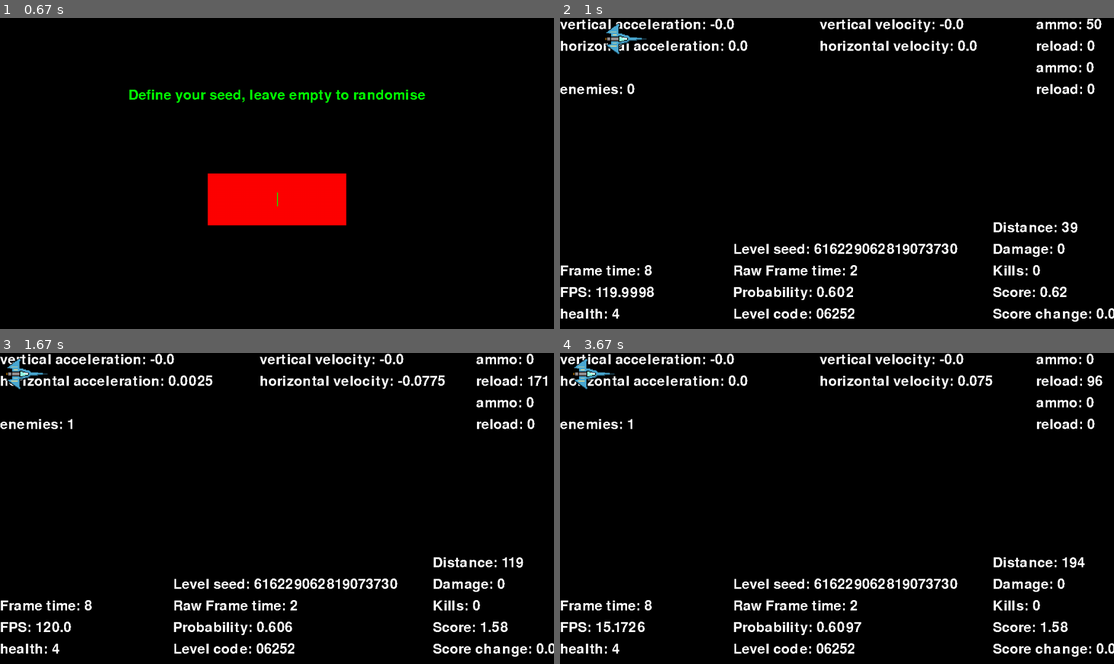
Above: before the commit, frames 1-4 (two rows, left to right).
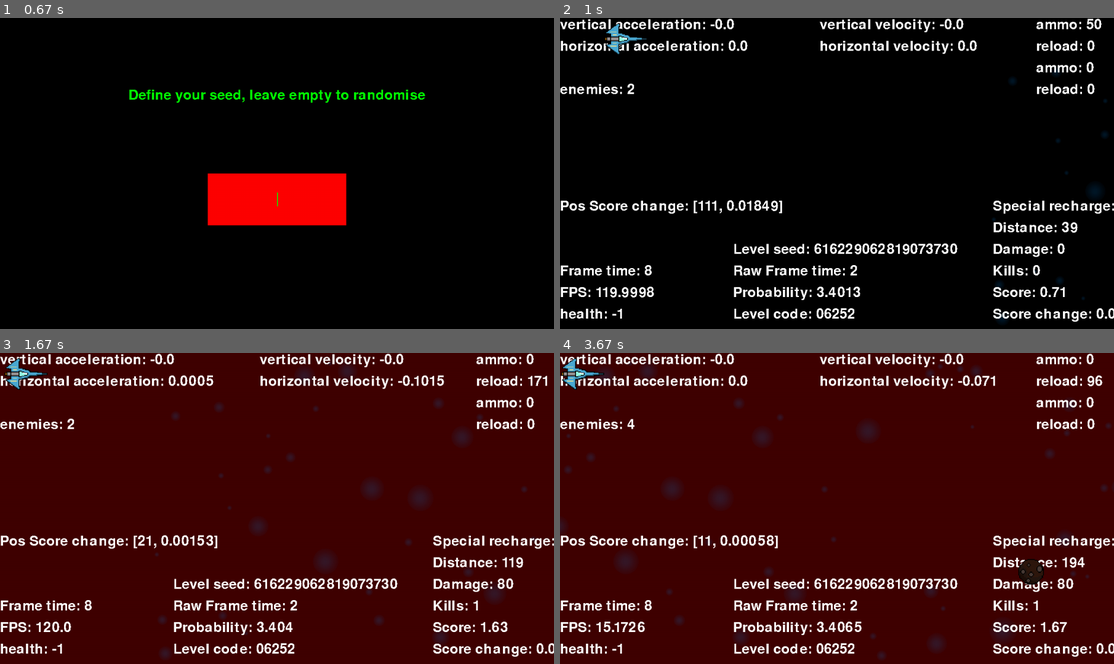
Above: after the commit, the same moments.

Repository: Ar-e-k/space-game
Game: pygame game, started from main.py
The game is run twice, just before and just after one commit, with the same random seed, the same clock (stepped at 60 frames per second) and the same inputs.
Inputs (mouse positions are in pixels of both pictures, inside the frame that each line leads up to):
- Up to frame 1 (0.67 s): click (155, 52) at 0.38 s
- Up to frame 2 (1 s): tap Enter at 0.67 s
- Up to frame 3 (1.67 s): hold J 1-1.47 s; hold D 1-1.47 s; hold L from 1.55 s (still down); hold D from 1.55 s (still down); tap J at 1.62 s
- Up to frame 4 (3.67 s): tap J at 1.92, 2.17, 2.47, 3.55 s; release L at 2.02 s; release D at 2.02 s; hold D 2.1-2.57 s; tap Space at 2.25, 3.63 s; hold Left from 3.48 s (still down)

Frame 1 is identical in both runs. In frame 2, 1.4% of the frame differs, in the area x 0-100%, y 16-98%; in frame 3, 95%; in frame 4, 96%, in the area x 0-100%, y 0-100%.

Commit message:
many changes

Diff:
--- a/main.py
+++ b/main.py
@@ -1,8 +1,9 @@
 import pygame
 import sys
 import pickle
-from copy import deepcopy
+from copy import deepcopy, copy
 import random
+from random import randint, uniform
 import sprites
 import inspect
 import pygame_textinput
@@ -61,6 +62,7 @@
         self.load_result()
 
         self.main_menu()
+
 
     def buttons(self, options_texts):
         buttons_on_screen={}
@@ -115,6 +117,7 @@
         pygame.display.flip()
         return buttons_on_screen
 
+
     def basic_menu(self, options, action):
         running=True
 
@@ -128,6 +131,7 @@
                         if rec.collidepoint(pos):
                             running=False
                             action(key)
+
 
     def get_text(self, text, pos, colour=[255,255,255], center=False, back=False):
         text_width, text_height=self._font.size(text)
@@ -146,6 +150,7 @@
         text=self._font.render(text, False, colour)
         self._screen.blit(text, pos)
 
+
     def main_menu(self, *args):
         pygame.mouse.set_visible(True)
 
@@ -157,6 +162,7 @@
         self.display_parts_picked()
 
         self.basic_menu(self.actions, action)
+
 
     def display_parts_picked(self):
         texts=["Ship: "+str(self.ship_selected), "Gun: "+str(self.gun_selected), "Second gun: "+str(self.secondary_gun_selected)]
@@ -169,6 +175,8 @@
             ]
             self.get_text(text, pos, [255,255,255])
 
+
+    #Define ships, guns and enemy stats
     def define_ships(self):
         ship2_gun_model=[
             [1, 0.5],
@@ -185,12 +193,15 @@
             ]
         ]
 
-        ship1=([100, 10], 3, 80000, 200, [180, 150], self.screen_size, "Ship1.png", ship1_gun_model)#[[200, 75], [[70, 17], [70, 133]]])
-        ship2=([100, 10], 4, 80000, 200, [104, 78], self.screen_size, "Ship2.png", ship2_gun_model)#[[104, 39], [[30, 5], [30, 71]]])
+        ship1=([100, 10], 5, 160000, 200, [180, 150], self.screen_size, "Ship1.png", ship1_gun_model)#[[200, 75], [[70, 17], [70, 133]]])
+        ship2=([100, 10], 3, 80000, 200, [104, 78], self.screen_size, "Ship2.png", ship2_gun_model)#[[104, 39], [[30, 5], [30, 71]]])
+        ship3=([100, 10], 2, 40000, 300, [64, int(78*(64/104))], self.screen_size, "Ship2.png", ship2_gun_model)#[[104, 39], [[30, 5], [30, 71]]])
+        ship3=([100, 10], -1, 80000, 200, [104, 78], self.screen_size, "Ship2.png", ship2_gun_model)#[[104, 39], [[30, 5], [30, 71]]])
         #stelth=sprites.player([100, 10], 1, 10000, 80, [50, 20], [screen_x, screen_y], "Ship1.png", [])
         #mati=sprites.player([100, 10], 5, 100000, 800, [500,400], [screen_x, screen_y], "Ship1.png", [])
 
-        return {"ship1":ship1, "ship2":ship2}
+        return {"ship1":ship1, "ship2":ship2, "test":ship3}
+
 
     def define_guns(self):
         guns={
@@ -198,20 +209,24 @@
             "Cleaner":(50, 10000, [screen_x, 2*screen_y], 0, 0),
             "Front recoil":(200, 5, [screen_x, 4], 100, -50),
             "Op gun":(200, 20, [screen_x, 20], 100, -50),
-            "Mati gun":(69, 20, [screen_x, 45], 100, -70),
-            "69 gun":(69, 69, [screen_x, 69], 69, 69),
+            "Rand gun":(5, 40, [screen_x, 150], 300, 4000, "rand"),
             "No gun":(0, 0, [screen_x, 0], 1, 0)
         }
 
         return guns
 
+
     def define_enemies(self):
         enemies={
-            "Meteor":(100, 3, [100, 100], "Meteor.png", self.screen_size[0], self.screen_size[1]),
-            "Meteor2":(200, 1, [200, 200], "Meteor.png", self.screen_size[0], self.screen_size[1])
+            "Meteor":(80, 3, [100, 100], "Meteor.png", self.screen_size[0], self.screen_size[1]),
+            "Meteor2":(150, 1, [150, 150], "Meteor.png", self.screen_size[0], self.screen_size[1]),
+            "Meteor3":(300, 0.5, [200, 200], "Meteor.png", self.screen_size[0], self.screen_size[1])
         }
         return enemies
 
+    ###
+
+    #Picking menues
     def pick_menu(self, feed, value):
         action=lambda key:value(key)
 
@@ -219,18 +234,23 @@
         pygame.draw.rect(self._screen, [0,0,0], rec)
 
         self.basic_menu(feed, action)
+
 
     def pick_ship(self, key):
         self.ship_selected=key
         self.main_menu()
 
+
     def pick_gun(self, key):
         self.gun_selected=key
         self.main_menu()
 
+
     def pick_secondary_gun(self, key):
         self.secondary_gun_selected=key
         self.main_menu()
+
+    ###
 
     def get_input(self, game, display):
         running=True
@@ -264,6 +284,7 @@
             display(textinput, cursor_pos, pos)
 
             pygame.display.update()
+
 
     def infinite_runner_display(self, textinput, cursor_pos, mouse_pos):
         text, cursor_vis, cursor=textinput.return_info_needed()
@@ -329,6 +350,7 @@
             self.screen_size[1]/2+rect_size[1]/2-text_height/2
             )
             self._screen.blit(cursor, pos)
+
 
     def level_runner_display(self, textinput, cursor_pos, pos):
         text, cursor_vis, cursor=textinput.return_info_needed()
@@ -419,6 +441,7 @@
             )
             self._screen.blit(cursor, pos)
 
+
     def check_game(self, game, number=None):
         random.seed()
 
@@ -442,12 +465,14 @@
 
         game(player, number)
 
+
     def infinite_runner_init(self, player, seed=None):
         if not(seed.isdigit()):
             seed=random.randrange(sys.maxsize)
-        play=Game(self._screen, player, 1, self.enemies, seed)
+        play=Game(self._screen, player, 10, self.enemies, seed)
 
         self.game(play)
+
 
     def level_runner_init(self, player, level):
         if level.isdigit():
@@ -467,6 +492,8 @@
 
         self.game(play)
 
+
+    #Main game loop
     def game(self, play):
         pygame.mouse.set_visible(False)
 
@@ -476,12 +503,14 @@
         direction=[0, 0]
         fire=False
         s_fire=False
+        special=False
 
         FPS = 120
         fpsclock = pygame.time.Clock()
 
         while playing: #Main gameloop
-            playing, mes=play.frame(direction, fire, s_fire, fpsclock)
+            playing, mes=play.frame(direction, fire, s_fire, special, fpsclock)
+            special=False
             for event in pygame.event.get():
                 if event.type==pygame.KEYDOWN:
                     if event.key==27: #key 27 is escape, clicking it quits the game
@@ -505,6 +534,8 @@
                         fire=True
                     elif event.key==107:
                         s_fire=True
+                    elif event.key==108:
+                        special=True
                 if event.type==pygame.KEYUP:
                     if event.key in [97, 100]:
                         direction[0]=0
@@ -542,6 +573,8 @@
                         end=False
                         self.main_menu()
 
+    ###
+
     def invalid_level(self):
         pygame.mouse.set_visible(True)
 
@@ -558,6 +591,7 @@
         self.get_text(text, pos, [255,255,255], True)
 
         self.basic_menu({"Exit":None}, self.main_menu)
+
 
     def save_result(self, score, seed):
         name="saves.scores"
@@ -573,6 +607,7 @@
         pickle.dump(results, open('Scores/'+name, "wb"))
         self.load_result()
 
+
     def save_level_result(self, score, level):
         name="level_saves.scores"
         score=round(score, 2)
@@ -586,6 +621,7 @@
             results[str(level)]=[score]
         pickle.dump(results, open('Scores/'+name, "wb"))
         self.load_result()
+
 
     def load_result(self):
         name="saves.scores"
@@ -601,16 +637,36 @@
             results_l={}
         self.level_results=results_l
 
+
     def exit(self):
         pygame.quit()
         sys.exit()
 
 
+
 class Game:
+
+    def kill_switch(self):
+        self._enemies=[[] for i in range(len(self._possible_enemies))]
+        alive=self.player.loose_life()
+        if alive:
+            pass
+        else:
+            self.end_game()
+
 
     def __init__(self, screen, player, hardness, enemies, seed):
         self.seed=seed
         random.seed(int(self.seed))
+
+        img="star1.png"
+        img="test1.png"
+        #img="star2.png"
+        self.img=pygame.image.load("Models/Back/"+img).convert_alpha()
+        self.img.set_alpha(128)
+        self.bc=[1, 8, [], img, screen_x, screen_y]
+
+        self.all_bc=[]
 
         self.code=""
         for i in range(5):
@@ -619,6 +675,7 @@
 
         self._screen=screen
         self.player=player
+        print(player)
 
         self._font=pygame.font.Font('freesansbold.ttf', 32) #the normal font used to display stuff
 
@@ -632,24 +689,50 @@
             i+=0.5
             self._enemies.append([])
 
+
+        self.specials={
+            "kill switch": [lambda: self.kill_switch(), 1500],
+            "shild": [lambda: self.player.add_shild(), 3000],
+            "multi": [lambda: self.player.add_multi(), 2500]
+        }
+
+        self.special_counter=1
+
         self.status=True
 
         self.hardness=hardness
 
         self.score=0
         self.score_change=0
+        self.pos_score_change=0
         self.distanse=0
+
 
     def update_acceleration(self, dir):
         self.player.horixontal_thrust(dir[0])
         self.player.vertical_thrust(dir[1])
 
-    def frame(self, dir, fire, s_fire, fps):
+
+    def frame(self, dir, fire, s_fire, special, fps):
         self.update_acceleration(dir)
         self.player.update_velocity()
         self.player.move()
 
         self.spawn_enemis()
+
+        name=self.player.special
+        if special and self.specials[name][1]==self.special_counter:
+            self.specials[name][0]()
+            self.special_counter-=1
+        if self.special_counter!=self.specials[name][1]:
+            self.special_counter-=1
+
+            self.player.check_shild()
+            self.player.check_multi()
+
+        if self.special_counter==0:
+            self.special_counter=copy(self.specials[name][1])
+            self.special=False
 
         self.player.resert_recoil()
         fire_check=self.check_fire(fire, "F")
@@ -671,6 +754,7 @@
 
         return self.status, "You lost"
 
+
     def update_score(self):
         self.hardness+=0.0001
 
@@ -680,9 +764,11 @@
         pos=self.player.return_cords()
         score+=(0.5*screen_x-abs(pos[0]-0.5*screen_x))
         score+=(0.5*screen_y-abs(pos[1]-0.5*screen_y))
-        self.score_change=(round(score/1000, 1)**1.5)*0.5
+        self.pos_score_change=[int(score), round(((score/1000)**1.5)*0.5, 5)]
+        self.score_change=(round(score/1000, 2)**1.5)*0.5
         self.score+=self.score_change
         self.player.gain_score()
+
 
     def spawn_enemis(self):
         enemy_type=0
@@ -696,6 +782,7 @@
                 pass
             enemy_type+=1
 
+
     def spawn_enemy(self, enemy, enemy_type):
         stats=deepcopy(self._possible_enemies[enemy])
         box1=sprites.enemy(stats)
@@ -703,6 +790,7 @@
             self._enemies[enemy_type].append(box1)
         else:
             pass
+
 
     def check_spawn_place(self, enemy_check):
         box_check=enemy_check.return_box()
@@ -716,11 +804,14 @@
                         return False
         return True
 
+
     def check_fire(self, fire, gun):
         if gun=="F":
             gun=self.player.gun
         elif gun=="S":
             gun=self.player.secondary_gun
+        else:
+            return False
         if fire==True:
             pass
         else:
@@ -734,8 +825,10 @@
             return True
         else:
             #self.player.stop_fire(gun)
-            gun.reload_timer()
+            if not(self.player.pac):
+                gun.reload_timer()
             return False
+
 
     def check_overspeed(self):
         alive=self.player.overspeed()
@@ -744,9 +837,46 @@
         else:
             self.end_game()
 
+
+    def add_stars(self):
+        rem=[]
+        if randint(0, 100)>70:
+            po=(1/2)
+            size=uniform(10**po, 70**po)
+            size=int(size**(1/po))
+            stats=copy(self.bc)
+            stats[2]=[size, size]
+            new_bc=sprites.star(stats, self.img)
+            for bc in self.all_bc:
+                if bc.return_box().colliderect(new_bc.return_box()):
+                    break
+                else:
+                    pass
+            else:
+                self.all_bc.append(new_bc)
+
+        for pos, bc in enumerate(self.all_bc):
+            bc.move()
+            if bc.check_map():
+                rem.append(pos)
+            self.draw_enemy(None, bc)
+        for i in rem[-1:0:-1]:
+            self.all_bc.pop(i)
+
+
     def draw_background(self, fps):
         rec=pygame.Rect([0, 0], [screen_x, screen_y])
-        pygame.draw.rect(self._screen, [0,0,0], rec)
+        if self.player.shild:
+            col=[0,0,64]
+        elif self.player.damage_multi!=1:
+            col=[64,0,0]
+        else:
+            col=[46, 64, 83]
+            col=[0,0,0]
+            #col=[0, 98, 166]
+        pygame.draw.rect(self._screen, col, rec)
+
+        self.add_stars()
 
         #return None
 
@@ -792,16 +922,21 @@
         self.get_text(str("Kills: "+str(self.player.kills)), [1000, screen_y-150])
         self.get_text(str("Damage: "+str(self.player.damage)), [1000, screen_y-200])
         self.get_text(str("Distance: "+str(self.distanse)), [1000, screen_y-250])
+        self.get_text(str("Pos Score change: "+str(self.pos_score_change)), [0, screen_y-300])
+        self.get_text(str("Special recharge: "+str(self.special_counter)), [1000, screen_y-300])
+
 
     def get_text(self, text, pos, colour=[255,255,255]):
         text=self._font.render(text, False, colour)
         self._screen.blit(text, pos)
+
 
     def draw_player(self):
         ship=self.player.return_img()
         #pygame.draw.rect(self._screen, [255,255,255], box)
         #pygame.draw.rect(self._screen, [255,255,255], box2)
         self._screen.blit(ship, self.player.return_cords())
+
 
     def draw_fire(self, box):
         if box=="F":
@@ -811,12 +946,14 @@
         for box in boxes:
             pygame.draw.rect(self._screen, [125,0,0], box)
 
+
     def draw_enemy(self, box, enemy):
         #pygame.draw.rect(self._screen, [255,255,255], box)
         self._screen.blit(enemy.img, enemy.cords)
         health=enemy.health
         cords=enemy.cords
-        self.get_text(str(str(health)), cords, [255,255,255])
+        #self.get_text(str(str(health)), cords, [255,255,255])
+
 
     def iterate_enemies(self, fire_check, s_fire_check):
         player_box=self.player.return_box()
@@ -836,22 +973,24 @@
                 self.draw_enemy(box, enemy)
                 self.check_colision(player, player_cords, index, index2, enemy, box, player_box)
                 if fire_check:
-                    damage=self.player.gun.return_damage()
+                    damage=self.player.return_damage()
                     alive=self.check_colisions_laser(laser_box[0], index, index2, enemy, box, damage)
 
                 if s_fire_check and alive:
-                    damage=self.player.secondary_gun.return_damage()/5
+                    damage=self.player.return_S_damage()
                     alive=self.check_colisions_laser(s_laser_box[0], index, index2, enemy, box, damage)
                     if alive:
                         self.check_colisions_laser(s_laser_box[1], index, index2, enemy, box, damage)
 
                 self.delete_enemies(index, index2, enemy)
 
+
     def delete_enemies(self, index, index2, enemy):
         if enemy.check_map():
             self._enemies[index].pop(index2)
         else:
             pass
+
 
     def check_colision(self, player, player_cords, index, index2, enemy, box, player_box):
         if box.colliderect(player_box):
@@ -871,6 +1010,7 @@
                 pass
             else:
                 self.end_game()
+
 
     def check_colisions_laser(self, laser_box, index, index2, enemy, box, damage):
         if box.colliderect(laser_box):
@@ -888,9 +1028,11 @@
         else:
             return True
 
+
     def end_game(self):
         #self.end_screen()
         self.status=False
+
 
     def end_screen(self, mes):
         rec=pygame.Rect([0, 0], [screen_x, screen_y])
@@ -904,12 +1046,14 @@
         self.get_text(str("Distance: "+str(self.distanse)), [screen_x/2-100, screen_y/2+50])
 
 
+
 class Level(Game):
 
     def __init__(self, screen, player, hardness, enemies, seed, aim):
         super().__init__(screen, player, hardness, enemies, seed)
 
         self.aim=aim
+
 
     def check_aim(self):
         ret=self.aim.check_aims(
@@ -920,10 +1064,11 @@
         )
         return ret
 
-    def frame(self, dir, fire, s_fire, fps):
+
+    def frame(self, dir, fire, s_fire, special, fps):
         check2=self.check_aim()
 
-        check=super().frame(dir, fire, s_fire, fps)
+        check=super().frame(dir, fire, s_fire, special, fps)
 
         if check[0]:
             pass
@@ -942,6 +1087,7 @@
                 break
 
         return ret, mes
+
 
 
 class Aim:
@@ -967,6 +1113,7 @@
             if values[name]!=None and name!="self":
                 self.types[values[name][1]][name]=[values[name][0], False]
 
+
     def check_aims(self, **kwargs):
         rets=[]
         for aims in self.aims.values():
@@ -976,6 +1123,7 @@
                 rets.append(ret)
         return rets
 
+
     def check_min(self, kwargs, aims):
         for name, goal in aims.items():
             if kwargs[name]>=goal[0]:
@@ -987,6 +1135,7 @@
 
         return ret, "You win"
 
+
     def check_max(self, kwargs, aims):
         for name, goal in aims.items():
             if kwargs[name]>=goal[0]:
@@ -997,6 +1146,7 @@
             ret=ret and suc[1]
 
         return ret, "You lost"
+
 
     def return_aim(self):
         texts=[]
@@ -1014,10 +1164,11 @@
         return texts
 
 
+
 def main():
     pygame.init()
     pygame.display.set_caption("Space game")
-    screen=pygame.display.set_mode((0, 0), pygame.FULLSCREEN)
+    screen=pygame.display.set_mode((0, 0))#, pygame.FULLSCREEN)
     global screen_x, screen_y #globalises the hight and the width of the screen
     screen_x, screen_y=pygame.display.Info().current_w, pygame.display.Info().current_h
 
--- a/sprites.py
+++ b/sprites.py
@@ -28,6 +28,19 @@
         self.score=0
         self.kills=0
         self.damage=0
+
+        #self.special="kill switch"
+        #self.special="shild"
+        self.special="multi"
+
+        self.shild=False
+        self.pac=False
+        self.sh_timer=0
+        self.pac_timer=0
+
+        self.damage_multi=1
+        self.thrust_multi=1
+        self.multi_timer=0
 
         self.ship=pygame.image.load("Models/Ships/"+ship).convert_alpha()
         self.ship=pygame.transform.scale(self.ship, self.size)
@@ -40,60 +53,121 @@
             ]
         ]
 
+        self.spec_guns={
+            "rand": rand_gun
+        }
+
+
     def normalise_place(self, place):
         return [place[0]*self.size[0], place[1]*self.size[1]]
 
+
     def load_gun(self, gune):
+        if len(gune)!=5:
+            self.gun=self.spec_guns[gune[-1]](gune[0:-1], self.gun_places[0])
+            return None
         self.gun=gun(gune, self.gun_places[0])
 
+
     def load_S_gun(self, gune):
+        if len(gune)!=5:
+            self.secondary_gun=secondary_gun((0, 0, [0, 0], 1, 0), self.gun_places[1])
+            return None
         self.secondary_gun=secondary_gun(gune, self.gun_places[1])
+
 
     def move(self):
         self.cords[0]+=(self.horizontal*self.modifier)
         self.cords[1]+=(self.vertical*self.modifier)
         self.teleport()
 
+
     def update_velocity(self):
         self.vertical+=self.vertical_ac
         self.horizontal+=self.horizontal_ac-self.recoil
 
+
     def vertical_thrust(self, direction=1):
-        self.vertical_ac=self.acceleration_mod*direction
+        self.vertical_ac=self.acceleration_mod*direction*self.thrust_multi
+
 
     def horixontal_thrust(self, direction=1):
-        self.horizontal_ac=self.acceleration_mod*direction
+        self.horizontal_ac=self.acceleration_mod*direction*self.thrust_multi
+
 
     def resert_recoil(self):
         self.recoil=0
 
+
     def fire(self, gun):
+        if self.pac:
+            return None
         if gun.check_fire():
             self.recoil+=(gun.get_recoil()/self.mass)
             gun.fire()
+            return True #The gun has fired
+        return None #The gun cannot fire
+
+
+    def add_shild(self):
+        self.shild=True
+        self.pac=True
+        self.sh_timer=600
+        self.pac_timer=1200
+
+
+    def check_shild(self):
+        if self.sh_timer==0:
+            self.shild=False
+        else:
+            self.sh_timer-=1
+        if self.pac_timer==0:
+            self.pac=False
+        else:
+            self.pac_timer-=1
+
+
+    def add_multi(self):
+        self.damage_multi=5
+        self.thrust_multi=0.2
+        self.multi_timer=1200
+
+
+    def check_multi(self):
+        if self.multi_timer==0:
+            self.damage_multi=1
+            self.thrust_multi=1
+        else:
+            self.multi_timer-=1
+
+
+    def loose_life(self):
+        if self.shild:
             return True
-        return None
-
-    def loose_life(self):
         self.life-=1
         if self.life==0:
             return False
         else:
             return True
 
+
     def gain_kills(self):
         self.kills+=1
         self.score+=1
 
+
     def gain_score(self):
         self.score+=1
+
 
     def gain_damage(self, damage):
         self.damage+=damage
         self.score+=1
 
+
     def return_cords(self):
         return self.cords
+
 
     def return_box(self):
         box=pygame.Rect(self.cords, self.size) # The actuall box
@@ -101,14 +175,26 @@
         #box2=pygame.Rect([self.cords[0]+self.size[0]/3, self.cords[1]+self.size[1]/2-self.size[1]/5], [self.size[0]*2/3, self.size[1]*2/5])
         return box#, box2, self.ship'''
 
+
     def return_img(self):
         return self.ship
 
+
     def return_gun_box(self):
         return self.gun.return_box(self.cords)
 
+
     def return_S_gun_box(self):
         return self.secondary_gun.return_box(self.cords)
+
+
+    def return_damage(self):
+        return self.gun.return_damage()*self.damage_multi
+
+
+    def return_S_damage(self):
+        return self.secondary_gun.return_damage()*0.2*self.damage_multi
+
 
     def teleport(self):
         if self.cords[0]>self.map_size[0]-self.size[0]:
@@ -128,6 +214,7 @@
         while self.cords[1]<0:
             self.cords[1]+=self.map_size[1]'''
 
+
     def overspeed(self):
         check=[
             self.cords[0]==0 and self.horizontal<-1,
@@ -141,6 +228,7 @@
         return True
 
 
+
 class gun:
 
     def __init__(self, lis, place):
@@ -160,37 +248,57 @@
 
         self.place=place
 
+
     def reload(self):
         self.reloadTime=copy(self.max_reload)
 
+
     def reload_timer(self):
         if self.ammo<self.max_ammo:
-            self.ammo+=int(self.max_ammo/self.reloadTime)
-        else:
-            self.ammo=copy(self.max_ammo)
+            self.ammo+=int(self.max_ammo/self.reloadTime) #The gun is still reloading
+        else:
+            self.ammo=copy(self.max_ammo) #The gun has reloaded
         self.reloadTime-=1
+
 
     def check_fire(self):
         if self.reloadTime==0:
-            return True
-        else:
-            return False
+            return True #The gun can fire
+        else:
+            return False #The gun is currently reloading
+
 
     def fire(self):
         self.ammo-=1
         if self.ammo==0:
             self.reload()
 
+
     def get_recoil(self):
         return self.recoil
 
+
     def return_damage(self):
         return self.damage
+
 
     def return_box(self, pos):
         pos=[self.place[0]+pos[0], self.place[1]+pos[1]-self.laser_size[1]/2]
         box=pygame.Rect(pos, self.laser_size)
         return [box]
+
+
+
+class rand_gun(gun):
+
+    def fire(self):
+        self.ammo-=1
+        if self.ammo==0:
+            self.reload()
+            dirn=randint(0, 1)
+            dirn=dirn*2-1
+            self.recoil*=dirn
+
 
 
 class secondary_gun(gun):
@@ -203,6 +311,7 @@
         return [box, box2]
 
 
+
 class enemy:
 
     def __init__(self, inputs):
@@ -217,15 +326,18 @@
         self.img=pygame.image.load("Models/Enemies/"+img).convert_alpha()
         self.img=pygame.transform.scale(self.img, self.size)
 
+
     def move(self):
         self.cords[0]-=self.speed
 
+
     def get_damage(self, damage):
-        self.health-=damage
+        self.health=int(self.health-damage)
         if self.health<=0:
             return False
         else:
             return True
+
 
     def check_map(self):
         if self.cords[0]<0-self.size[0]:
@@ -233,15 +345,38 @@
         else:
             return False
 
+
     def return_size(self):
         return self.size
 
+
     def return_cords(self):
         return self.cords
+
 
     def return_box(self):
         box=pygame.Rect(self.cords, self.size) # The actuall box
         return box
 
+
     def return_img(self):
         return self.img
+
+
+
+class star(enemy):
+
+    def __init__(self, inputs, image):
+        health, speed, size, img, screen_x, screen_y=inputs
+
+        self.health=health
+        self.speed=speed
+        self.size=size
+
+        self.cords=[screen_x+self.size[0], randint(0, screen_y-self.size[1])]
+
+        self.img=image
+        #self.img=pygame.image.load("Models/Back/"+img).convert_alpha()
+        #self.img=pygame.image.load("Models/Enemies/"+img).convert_alpha()
+        #self.img.set_alpha(128)
+        self.img=pygame.transform.scale(self.img, self.size)
Binary file added: Models/Back/star1.png
Binary file added: Models/Back/star1.webp
Binary file added: Models/Back/star2.png
Binary file added: Models/Back/test1.png
Not shown, changed: Scores/level_saves.scores
Not shown, changed: Scores/saves.scores
